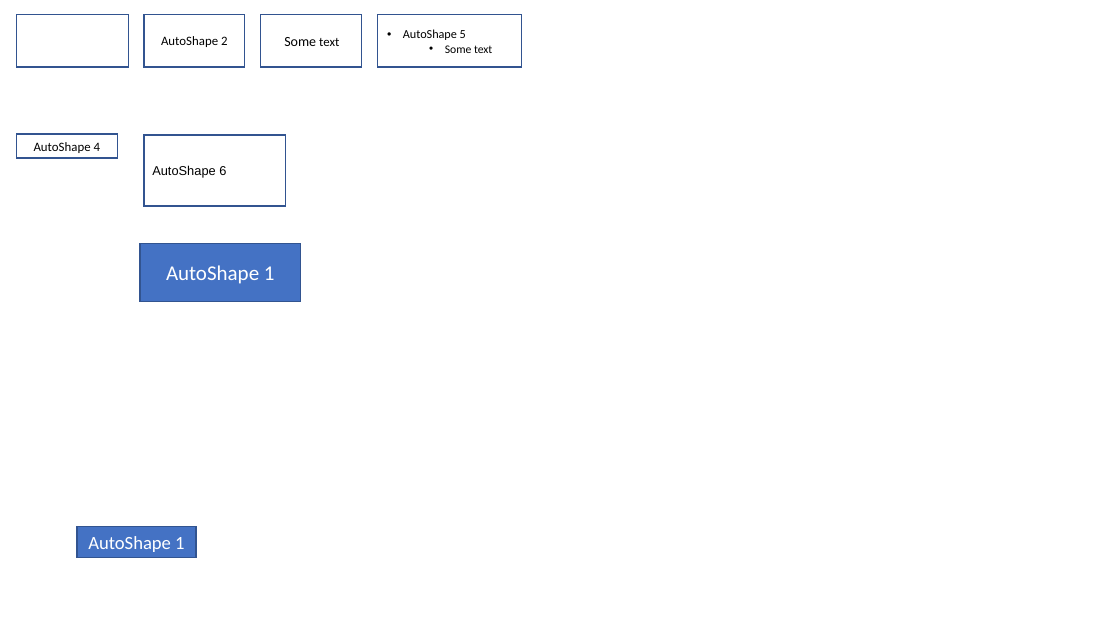
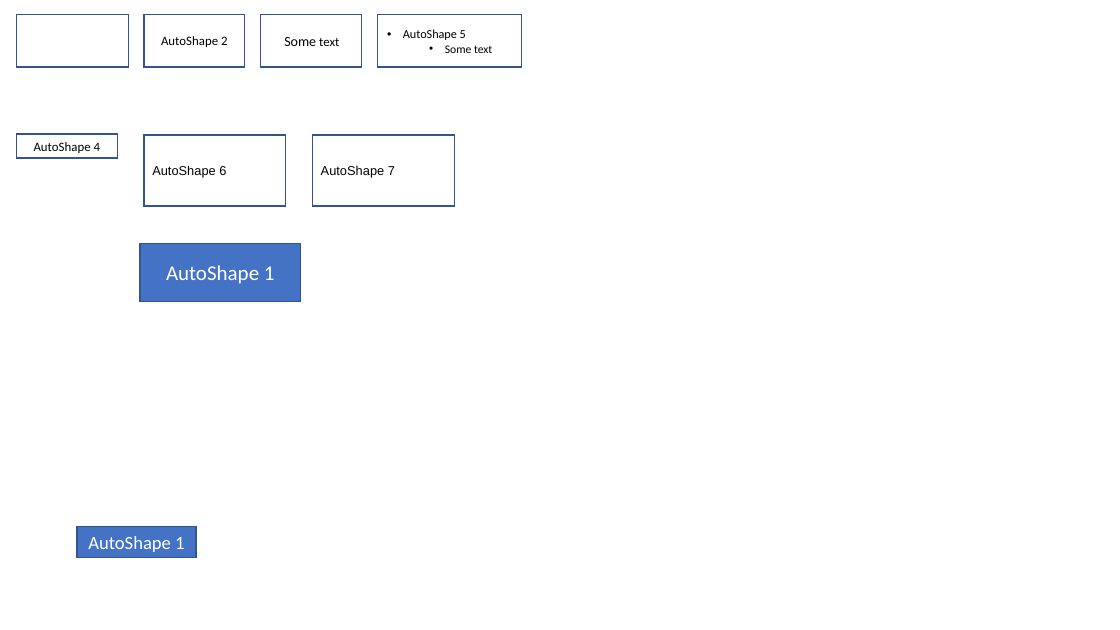
Before and after one commit to ShapeCrawler/ShapeCrawler, a slide deck: slide 1 of ShapeCrawler.Tests/Resource/autoshape/autoshape-case003.pptx. Drawn at 1120x630 pixels with LibreOffice and Linux fonts; fonts in the diff are those of the drawing. Boxes give left, top, right and bottom in pixels: in the first picture for what was removed or moved away, otherwise in the second. Text is boxed around its words. In the diff, an @@ line names an element or a change of style, - is before the commit and + after.

```diff
--- a/ShapeCrawler.Tests/Resource/autoshape/autoshape-case003.pptx
+++ b/ShapeCrawler.Tests/Resource/autoshape/autoshape-case003.pptx
@@ rectangle added at (313,135,455,207), outline #325491 1 pt, 11 pt, text #000000 @@
+AutoShape 7
```
Also in this commit, not shown: 3 other files.
